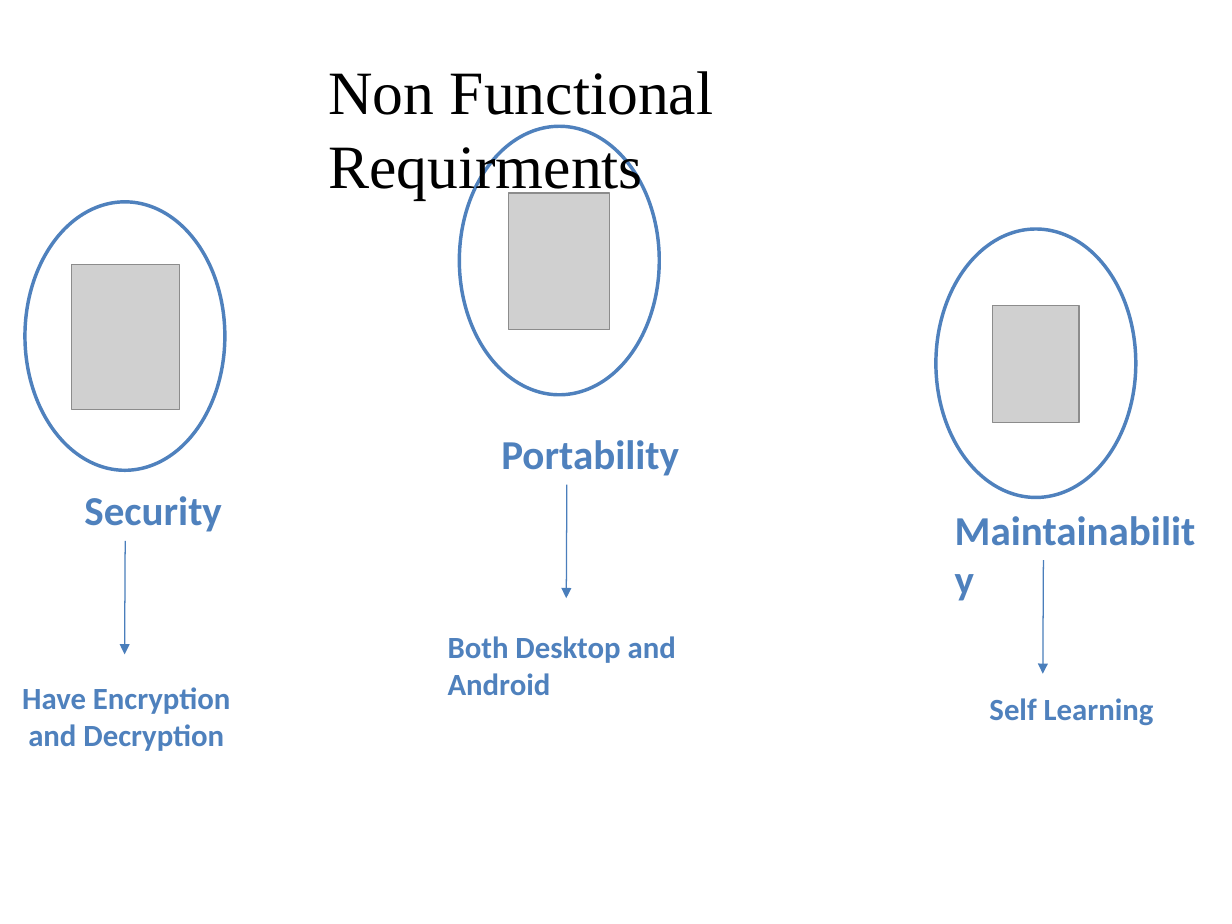
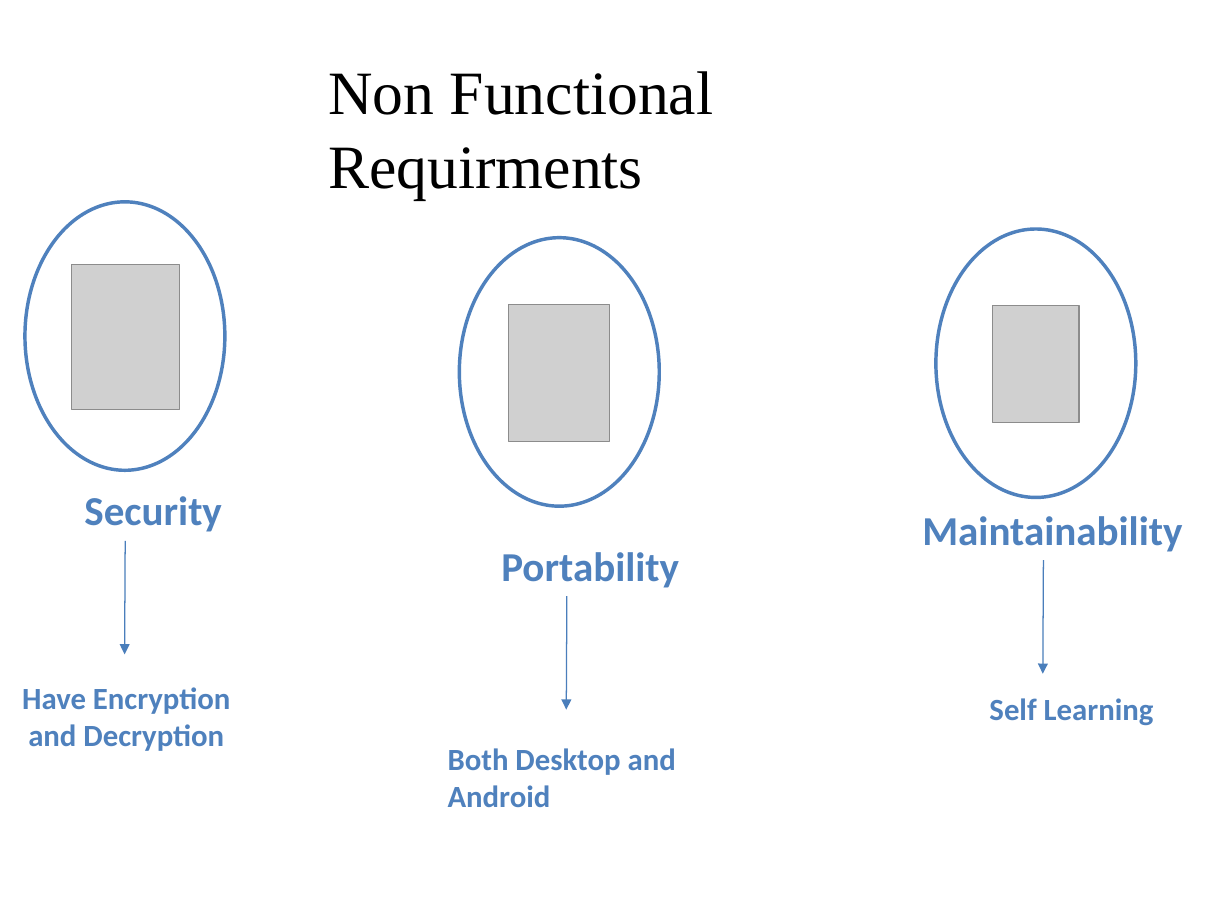
Before and after one commit to DevJohnIbrahim/SSM-GP, a slide deck: slide 5 of SRS/Presentation.pptx. Drawn at 1232x924 pixels with LibreOffice and Linux fonts; fonts in the diff are those of the drawing; grey boxes stand for pictures. Boxes give left, top, right and bottom in pixels: in the first picture for what was removed or moved away, otherwise in the second. Text is boxed around its words. In the diff, an @@ line names an element or a change of style, - is before the commit and + after.

```diff
--- a/SRS/Presentation.pptx
+++ b/SRS/Presentation.pptx
@@ text "Maintainability" rewrapped from (942,498,1220,610) to (922,516,1182,552) @@
@@ 2 texts, 1 picture, 1 ellipse, 1 arrow: place and size @@
-2 texts, 1 picture, 1 ellipse, 1 arrow at (448,127,679,695)
+2 texts, 1 picture, 1 ellipse, 1 arrow at (448,238,679,807)
```
Also in this commit, not shown: 2 slides added, 1 other file.
